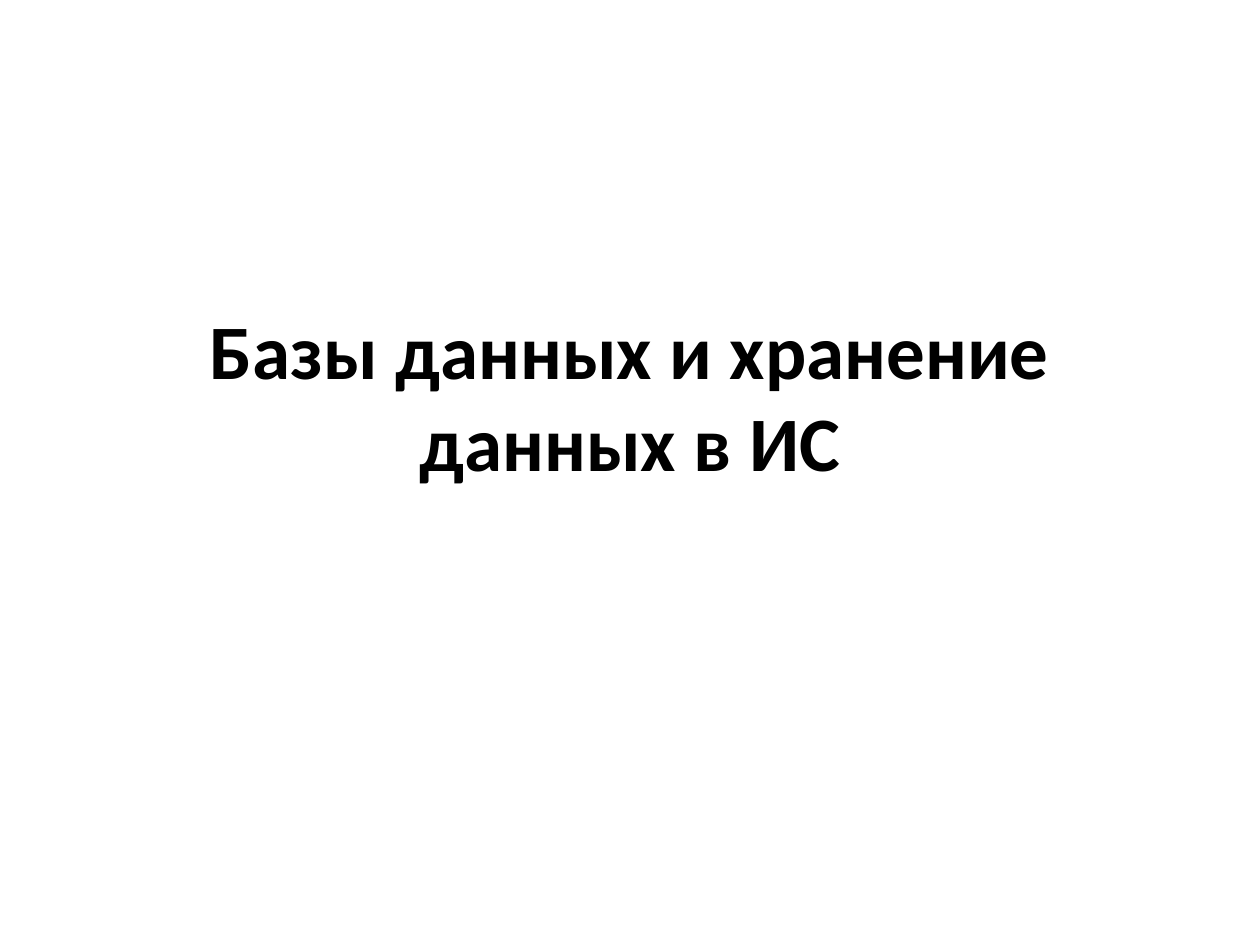
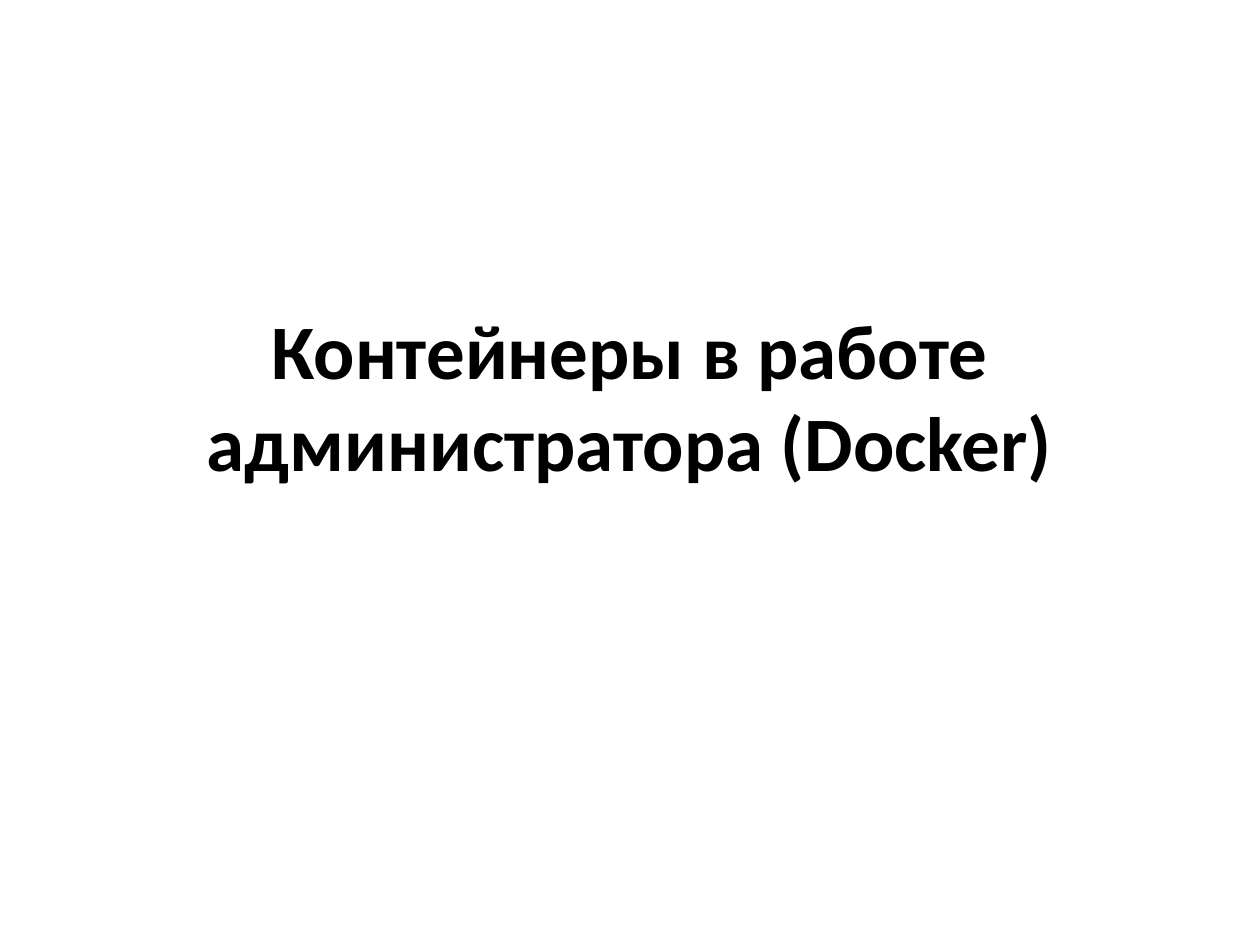
Before and after one commit to mbdatateach/site, a slide deck: slide 1 of АИС/лекции/АИС Лекция 13.pptx. Drawn at 1260x945 pixels with LibreOffice and Linux fonts; fonts in the diff are those of the drawing. Boxes give left, top, right and bottom in pixels: in the first picture for what was removed or moved away, otherwise in the second. Text is boxed around its words. In the diff, an @@ line names an element or a change of style, - is before the commit and + after.

```diff
--- a/АИС/лекции/АИС Лекция 13.pptx
+++ b/АИС/лекции/АИС Лекция 13.pptx
@@ title at box(207, 326, 1052, 484): text changed @@
-Базы данных и хранение данных в ИС
+Контейнеры в работе администратора (Docker)
```
Also in this commit, not shown: 24 other files.
